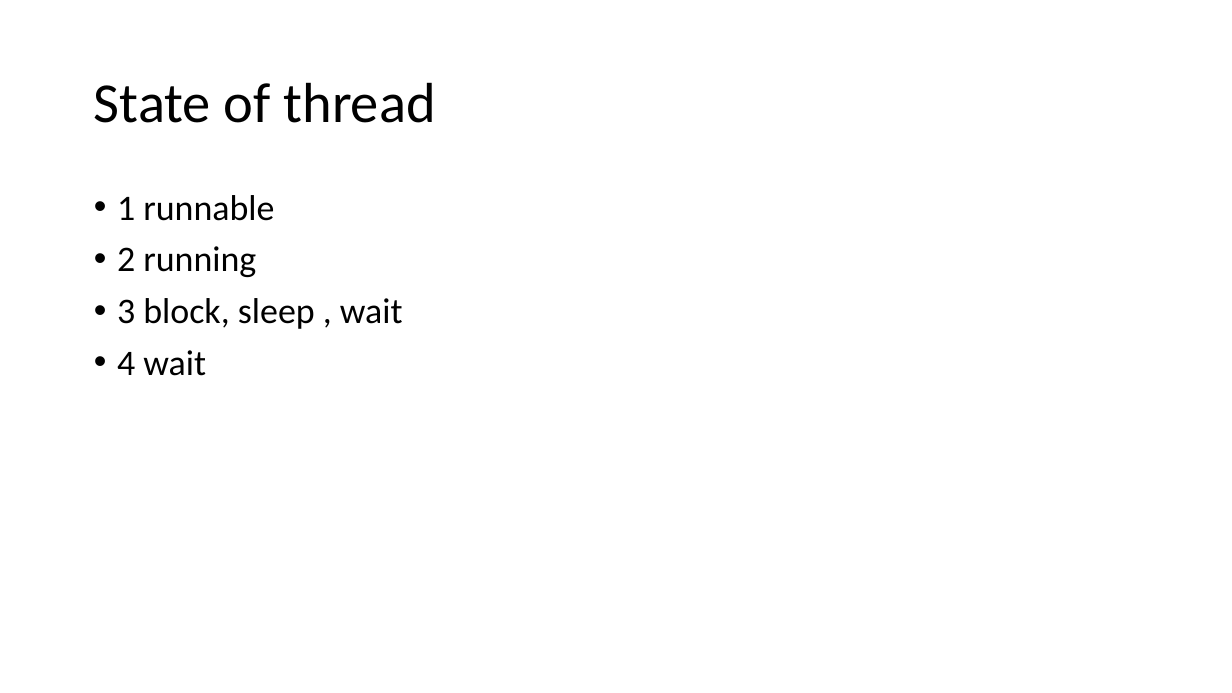
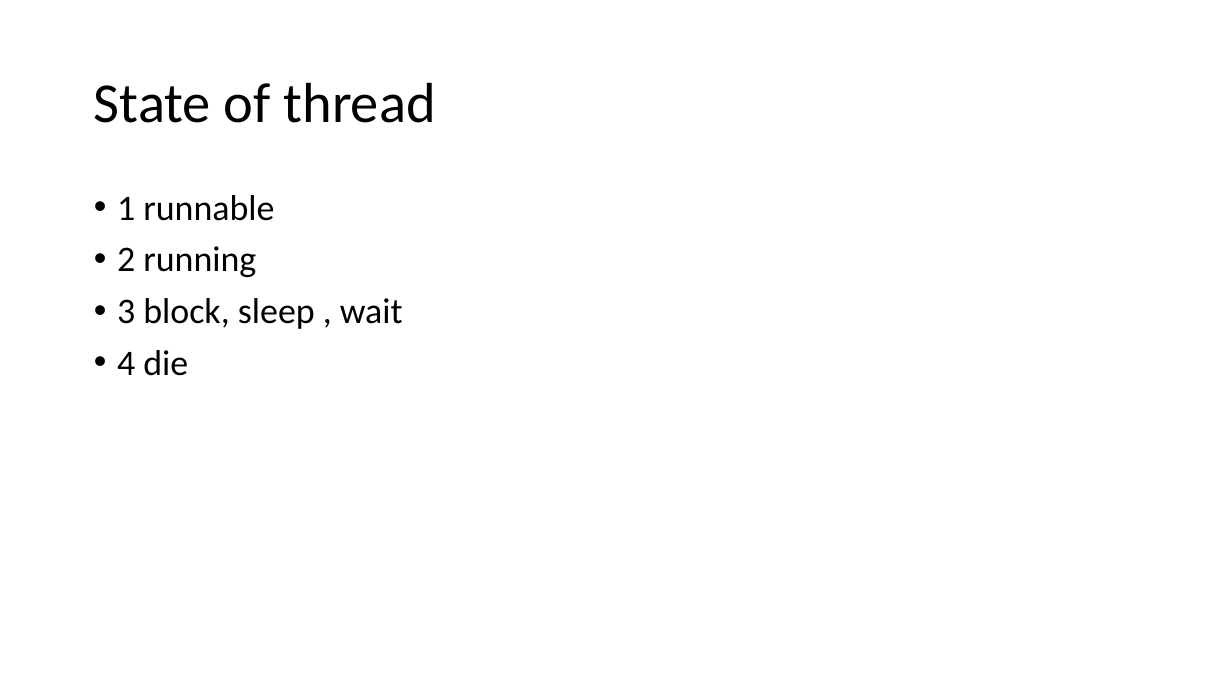
Before and after one commit to HicirTech/yoututor-comp603, a slide deck: slide 33 of w12.pptx (slide 30 before the commit). Drawn at 1232x693 pixels with LibreOffice and Linux fonts; fonts in the diff are those of the drawing. Boxes give left, top, right and bottom in pixels: in the first picture for what was removed or moved away, otherwise in the second. Text is boxed around its words. In the diff, an @@ line names an element or a change of style, - is before the commit and + after.

```diff
--- a/w12.pptx
+++ b/w12.pptx
@@ text at (117,350,188,376): text changed @@
-• 4 wait
+• 4 die
```
Also in this commit, not shown: 2 other slides changed, 9 slides added.
